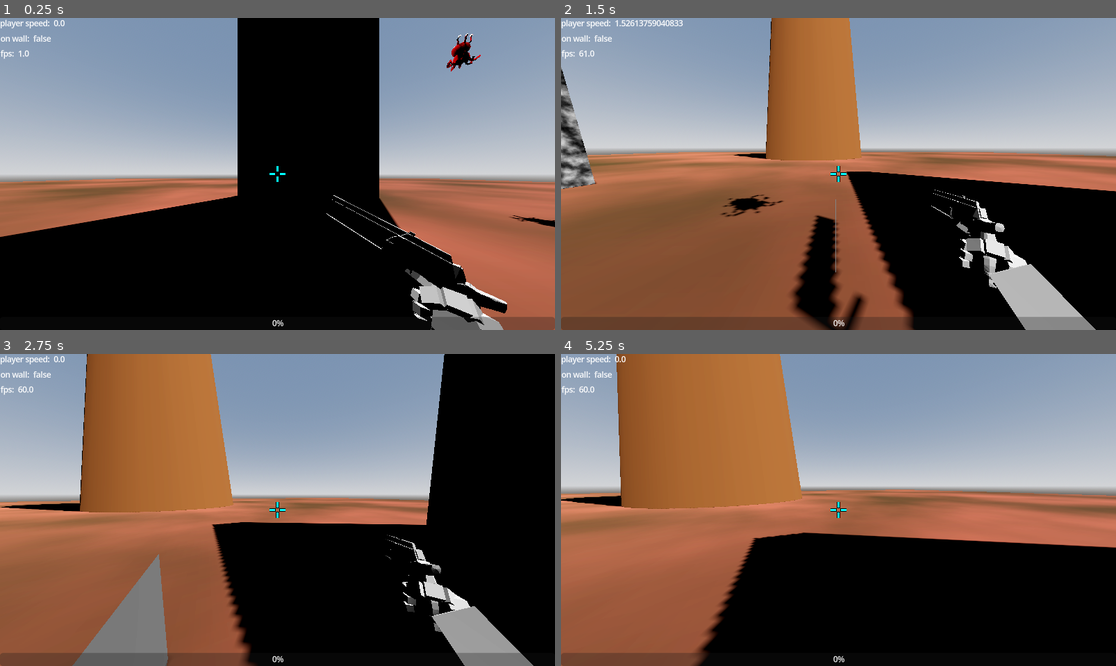
Above: before the commit, frames 1-4 (two rows, left to right).
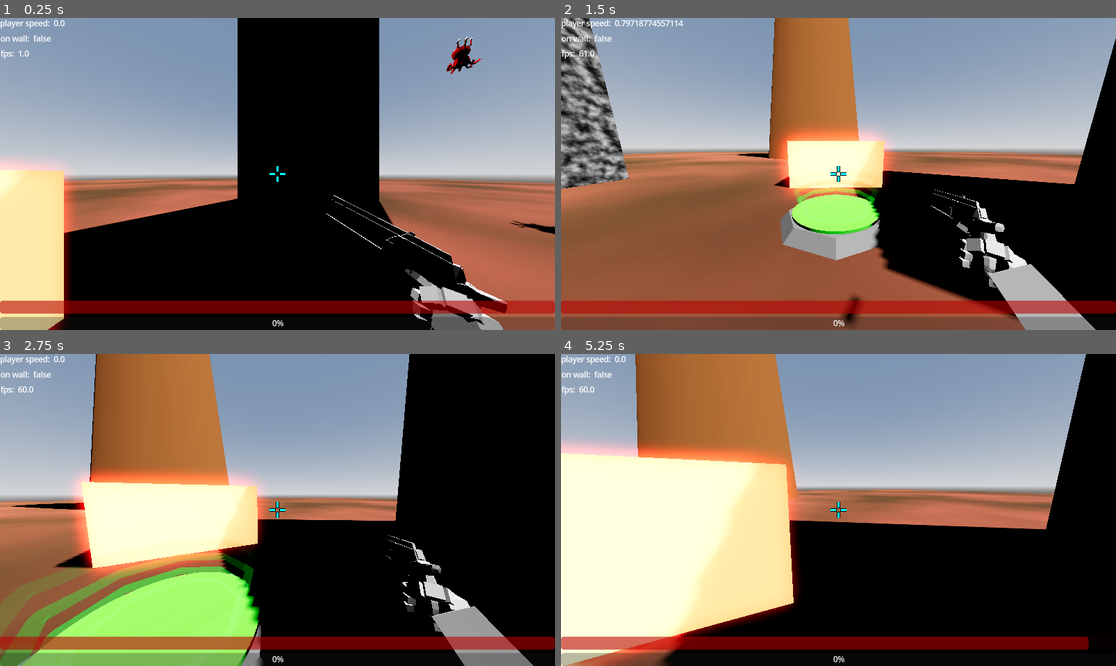
Above: after the commit, the same moments.

Repository: frederikhoheisel/pogotohell
Game: Godot game, scene res://level/test.tscn
The game is run twice, just before and just after one commit, with the same random seed, the same clock (stepped at 60 frames per second) and the same inputs.
Inputs (mouse positions are in pixels of both pictures, inside the frame that each line leads up to):
- Up to frame 1 (0.25 s): no input
- Up to frame 2 (1.5 s): move the mouse to (960, 158) at 0.52 s; press the mouse at (960, 158) at 0.53 s; hold D (right) 0.53-1.28 s; tap Space (jump) at 0.77, 0.8, 1.07, 1.35 s; move the mouse to (810, 174) at 1.27 s; release the mouse at (810, 174) at 1.28 s; hold W (forward) from 1.28 s (still down)
- Up to frame 3 (2.75 s): keep holding W (forward); tap Space (jump) at 1.52, 1.82, 2.3 s; click (249, 510) at 1.55 s; move the mouse to (288, 503) at 2.02 s; hold R (pull_out) from 2.03 s (still down)
- Up to frame 4 (5.25 s): keep holding W (forward); move the mouse to (832, 516) at 2.77 s; release R (pull_out) at 2.78 s; click (832, 516) at 2.85 s; tap Space (jump) at 3.02, 3.32, 3.77, 3.8, 4.07, 4.35, 4.52, 4.82 s; move the mouse to (877, 513) at 3.52 s; press the mouse at (877, 513) at 3.53 s; move the mouse to (794, 506) at 4.27 s; release the mouse at (794, 506) at 4.28 s; click (794, 506) at 4.55 s; move the mouse to (844, 510) at 5.02 s; hold R (pull_out) from 5.03 s (still down)

The runs differ from the first frame. In frame 1, 13% of the frame differs, in the area x 0-100%, y 4-100%; in frame 2, 22%; in frame 3, 29%; in frame 4, 40%, in the area x 0-100%, y 0-100%.

Commit message:
lava und jump pad anfang; broski schießt jetzt; damage indicator

Diff:
--- a/pogo-to-hell/entities/enemies/broski/broski.gd
+++ b/pogo-to-hell/entities/enemies/broski/broski.gd
@@ -1,3 +1,4 @@
+class_name Broski
 extends CharacterBody3D
 
 
@@ -12,6 +13,7 @@
 @export var loose_player_interval: float = 2.0
 
 
+var shoot_interval: float = 2.0
 var dir_change_interval: float = 2.0
 var origin_pos: Vector3
 var player_spotted: bool = false
@@ -20,8 +22,9 @@
 var circle_direction: Vector3 = Vector3.ZERO
 var time_change_dir: float = 0.0
 var time_loose_player: float = 0.0
+var time_shoot: float = 0.0
 var pieces: PackedScene = preload("res://entities/enemies/broski/broski_pieces.tscn")
-
+var eye_projectile: PackedScene = preload("res://entities/enemies/broski/eye_projectile.tscn")
 
 @onready var animation_player: AnimationPlayer = %AnimationPlayer
 @onready var debug_label: Label3D = $DebugLabel
@@ -79,6 +82,8 @@
 			keep_distance_dir = -dir_to_player
 
 		desired_velocity = (circle_direction + keep_distance_dir).normalized() * move_speed
+
+		_shoot_projectile(dir_to_player, delta)
 	else:
 		if self.global_position.distance_to(origin_pos) > origin_distance:
 			circle_direction = origin_pos - self.global_position
@@ -90,6 +95,18 @@
 	self.velocity = self.velocity.lerp(desired_velocity, steering_strength * delta)
 
 	move_and_slide()
+
+
+func _shoot_projectile(dir_to_player: Vector3, delta: float) -> void:
+	time_shoot += delta
+	if time_shoot > shoot_interval:
+		var projectile: Node3D = eye_projectile.instantiate()
+		get_tree().get_first_node_in_group("ProjectileContainer").add_child(projectile)
+		projectile.direction = dir_to_player
+		projectile.global_position = self.global_position + Vector3(0.0, 1.0, 0.0)
+
+		time_shoot = 0.0
+		shoot_interval = randf_range(1.5, 4.0)
 
 
 func _random_direction() -> Vector3:
--- /dev/null
+++ b/pogo-to-hell/entities/enemies/broski/eye_projectile.gd
@@ -0,0 +1,28 @@
+extends Node3D
+
+
+var direction: Vector3  = Vector3.ZERO
+var speed: float = 5.0
+var lifetime: float = 10.0
+var time: float = 0.0
+
+
+func _ready() -> void:
+	pass # Replace with function body.
+
+
+func _process(delta: float) -> void:
+	self.look_at(self.global_position + direction * 10.0)
+	self.global_position += direction * speed * delta
+
+	time += delta
+	if time > lifetime:
+		self.queue_free()
+
+
+func _on_area_3d_body_entered(body: Node3D) -> void:
+	if time < 0.1:
+		return
+	if body.has_method("take_damage"):
+		body.take_damage(1)
+		self.queue_free()
--- /dev/null
+++ b/pogo-to-hell/entities/enemies/broski/eye_projectile.tscn
@@ -0,0 +1,87 @@
+[gd_scene load_steps=15 format=3 uid="uid://cnteg5qnye6p"]
+
+[ext_resource type="Texture2D" uid="uid://cfws7li6gn3yn" path="res://assets/textures/eye.png" id="1_obkge"]
+[ext_resource type="Script" uid="uid://de3jwb7vjsqbg" path="res://entities/enemies/broski/eye_projectile.gd" id="1_x7sbj"]
+
+[sub_resource type="StandardMaterial3D" id="StandardMaterial3D_x7sbj"]
+albedo_texture = ExtResource("1_obkge")
+texture_filter = 0
+
+[sub_resource type="SphereMesh" id="SphereMesh_qj0a5"]
+material = SubResource("StandardMaterial3D_x7sbj")
+radius = 0.1
+height = 0.2
+radial_segments = 8
+rings = 4
+
+[sub_resource type="Curve" id="Curve_ecji6"]
+_data = [Vector2(0, 1), 0.0, 0.0, 0, 0, Vector2(1, 0), 0.0, 0.0, 0, 0]
+point_count = 2
+
+[sub_resource type="CurveTexture" id="CurveTexture_h4ot2"]
+curve = SubResource("Curve_ecji6")
+
+[sub_resource type="Curve" id="Curve_ca0sg"]
+_data = [Vector2(0, 1), 0.0, 0.0, 0, 0, Vector2(1, 0), 0.0, 0.0, 0, 0]
+point_count = 2
+
+[sub_resource type="CurveTexture" id="CurveTexture_kkv7p"]
+curve = SubResource("Curve_ca0sg")
+
+[sub_resource type="ParticleProcessMaterial" id="ParticleProcessMaterial_xutnq"]
+emission_shape = 1
+emission_sphere_radius = 0.1
+direction = Vector3(0, 0, 1)
+spread = 90.0
+initial_velocity_min = 0.5
+initial_velocity_max = 1.0
+gravity = Vector3(0, -2, 0)
+scale_max = 2.0
+scale_curve = SubResource("CurveTexture_kkv7p")
+alpha_curve = SubResource("CurveTexture_h4ot2")
+
+[sub_resource type="Gradient" id="Gradient_608yu"]
+colors = PackedColorArray(1, 1, 1, 1, 1, 1, 1, 0)
+
+[sub_resource type="GradientTexture2D" id="GradientTexture2D_dguek"]
+gradient = SubResource("Gradient_608yu")
+fill = 1
+fill_from = Vector2(0.5, 0.5)
+fill_to = Vector2(0.8, 0.5)
+metadata/_snap_enabled = true
+
+[sub_resource type="StandardMaterial3D" id="StandardMaterial3D_c4o6v"]
+transparency = 1
+cull_mode = 2
+shading_mode = 0
+vertex_color_use_as_albedo = true
+albedo_texture = SubResource("GradientTexture2D_dguek")
+texture_filter = 0
+
+[sub_resource type="RibbonTrailMesh" id="RibbonTrailMesh_6oy60"]
+material = SubResource("StandardMaterial3D_c4o6v")
+size = 0.1
+sections = 2
+section_length = 0.05
+section_segments = 1
+
+[sub_resource type="SphereShape3D" id="SphereShape3D_obkge"]
+radius = 0.1
+
+[node name="EyeProjectile" type="Node3D"]
+script = ExtResource("1_x7sbj")
+
+[node name="MeshInstance3D" type="MeshInstance3D" parent="."]
+mesh = SubResource("SphereMesh_qj0a5")
+
+[node name="GPUParticles3D" type="GPUParticles3D" parent="."]
+amount = 16
+process_material = SubResource("ParticleProcessMaterial_xutnq")
+draw_pass_1 = SubResource("RibbonTrailMesh_6oy60")
+
+[node name="Area3D" type="Area3D" parent="."]
+
+[node name="CollisionShape3D" type="CollisionShape3D" parent="Area3D"]
+shape = SubResource("SphereShape3D_obkge")
+
+[connection signal="body_entered" from="Area3D" to="." method="_on_area_3d_body_entered"]
--- /dev/null
+++ b/pogo-to-hell/entities/environment/jump_pad.tscn
@@ -0,0 +1,72 @@
+[gd_scene load_steps=11 format=3 uid="uid://c0sjb70mhesg7"]
+
+[sub_resource type="StandardMaterial3D" id="StandardMaterial3D_rbm6g"]
+albedo_color = Color(0, 1, 0.05490196, 1)
+
+[sub_resource type="CylinderMesh" id="CylinderMesh_xdkpd"]
+material = SubResource("StandardMaterial3D_rbm6g")
+top_radius = 0.9
+bottom_radius = 0.9
+height = 0.1
+
+[sub_resource type="Curve" id="Curve_k1lny"]
+_data = [Vector2(0, 1), 0.0, 0.0, 0, 0, Vector2(1, 0), 0.0, 0.0, 0, 0]
+point_count = 2
+
+[sub_resource type="CurveTexture" id="CurveTexture_3knip"]
+curve = SubResource("Curve_k1lny")
+
+[sub_resource type="Curve" id="Curve_4x5x2"]
+_data = [Vector2(0, 0.6067416), 0.0, 0.0, 0, 0, Vector2(1, 1), 0.0, 0.0, 0, 0]
+point_count = 2
+
+[sub_resource type="CurveTexture" id="CurveTexture_tv1wh"]
+curve = SubResource("Curve_4x5x2")
+
+[sub_resource type="ParticleProcessMaterial" id="ParticleProcessMaterial_o8ynq"]
+gravity = Vector3(0, 1, 0)
+scale_min = 1.1999999
+scale_max = 1.1999999
+scale_curve = SubResource("CurveTexture_tv1wh")
+alpha_curve = SubResource("CurveTexture_3knip")
+
+[sub_resource type="StandardMaterial3D" id="StandardMaterial3D_vmjbm"]
+transparency = 1
+shading_mode = 0
+vertex_color_use_as_albedo = true
+albedo_color = Color(0, 1, 0.23137255, 1)
+
+[sub_resource type="TorusMesh" id="TorusMesh_si43k"]
+material = SubResource("StandardMaterial3D_vmjbm")
+inner_radius = 0.7
+outer_radius = 0.8
+rings = 8
+ring_segments = 4
+
+[sub_resource type="CylinderShape3D" id="CylinderShape3D_rbm6g"]
+height = 0.37304688
+radius = 1.0
+
+[node name="JumpPad" type="Node3D"]
+
+[node name="CSGPolygon3D" type="CSGPolygon3D" parent="."]
+use_collision = true
+polygon = PackedVector2Array(0, 0, 0, 0.2, 1, 0.2, 1.2, 0)
+mode = 1
+spin_degrees = 360.0
+spin_sides = 8
+
+[node name="MeshInstance3D" type="MeshInstance3D" parent="."]
+transform = Transform3D(1, 0, 0, 0, 1, 0, 0, 0, 1, 0, 0.19787169, 0)
+mesh = SubResource("CylinderMesh_xdkpd")
+
+[node name="GPUParticles3D" type="GPUParticles3D" parent="."]
+lifetime = 1.5
+process_material = SubResource("ParticleProcessMaterial_o8ynq")
+draw_pass_1 = SubResource("TorusMesh_si43k")
+
+[node name="Area3D" type="Area3D" parent="."]
+
+[node name="CollisionShape3D" type="CollisionShape3D" parent="Area3D"]
+transform = Transform3D(1, 0, 0, 0, 1, 0, 0, 0, 1, 0, 0.06347656, 0)
+shape = SubResource("CylinderShape3D_rbm6g")
--- /dev/null
+++ b/pogo-to-hell/entities/environment/lava.gd
@@ -0,0 +1,59 @@
+@tool
+extends Node3D
+
+
+@export var width: float = 1.0:
+	set(v):
+		width = v
+		_update()
+@export var height: float = 1.0:
+	set(v):
+		height = v
+		_update()
+@export var depth: float = 1.0:
+	set(v):
+		depth = v
+		_update()
+
+@export var damage_per_tick: int = 1
+@export var damage_interval: float = 0.5
+
+
+var player: Player
+var player_inside: bool = false
+var time: float = 0.0
+
+
+@onready var collision_shape_3d: CollisionShape3D = %CollisionShape3D
+@onready var lava_mesh: MeshInstance3D = %LavaMesh
+
+
+func _ready() -> void:
+	player = get_tree().get_first_node_in_group("Player")
+
+
+func _physics_process(delta: float) -> void:
+	if not player_inside:
+		return
+
+	time += delta
+	if time > damage_interval:
+		time = 0.0
+		player.take_damage(damage_per_tick)
+
+
+func _update() -> void:
+	if collision_shape_3d:
+		collision_shape_3d.shape.size = Vector3(width, height, depth)
+	if lava_mesh:
+		lava_mesh.mesh.size = Vector3(width, height, depth)
+
+
+func _on_damage_area_body_entered(body: Node3D) -> void:
+	if body is Player:
+		player_inside = true
+
+
+func _on_damage_area_body_exited(body: Node3D) -> void:
+	if body is Player:
+		player_inside = false
--- /dev/null
+++ b/pogo-to-hell/entities/environment/lava.tscn
@@ -0,0 +1,35 @@
+[gd_scene load_steps=5 format=3 uid="uid://xbhv7p0a8n62"]
+
+[ext_resource type="Script" uid="uid://bkatiu30mb52n" path="res://entities/environment/lava.gd" id="1_xqo5k"]
+
+[sub_resource type="BoxShape3D" id="BoxShape3D_sg2u3"]
+size = Vector3(3.47, 2.69, 3.515)
+
+[sub_resource type="StandardMaterial3D" id="StandardMaterial3D_xqo5k"]
+albedo_color = Color(0.87058824, 0.24705882, 0.19607843, 0.5019608)
+emission_enabled = true
+emission = Color(1, 0, 0, 1)
+emission_energy_multiplier = 2.0
+
+[sub_resource type="BoxMesh" id="BoxMesh_m6qrj"]
+material = SubResource("StandardMaterial3D_xqo5k")
+size = Vector3(3.47, 2.69, 3.515)
+
+[node name="Lava" type="Node3D"]
+script = ExtResource("1_xqo5k")
+width = 3.11
+height = 1.66
+depth = 2.745
+
+[node name="DamageArea" type="Area3D" parent="."]
+
+[node name="CollisionShape3D" type="CollisionShape3D" parent="DamageArea"]
+unique_name_in_owner = true
+shape = SubResource("BoxShape3D_sg2u3")
+
+[node name="LavaMesh" type="MeshInstance3D" parent="."]
+unique_name_in_owner = true
+mesh = SubResource("BoxMesh_m6qrj")
+
+[connection signal="body_entered" from="DamageArea" to="." method="_on_damage_area_body_entered"]
+[connection signal="body_exited" from="DamageArea" to="." method="_on_damage_area_body_exited"]
--- a/pogo-to-hell/entities/player/player.gd
+++ b/pogo-to-hell/entities/player/player.gd
@@ -2,7 +2,13 @@
 extends CharacterBody3D
 
 
+signal damage_taken
+
+
 const JUMP_VELOCITY = 7.5
+
+
+@export var health: int = 20
 
 
 var look_sensitivity: float = 0.005
@@ -207,3 +213,9 @@
 		_handle_air_physics(delta)
 
 	move_and_slide()
+
+
+func take_damage(amount: int) -> void:
+	health -= amount
+	print(health)
+	damage_taken.emit()
--- a/pogo-to-hell/level/test.tscn
+++ b/pogo-to-hell/level/test.tscn
@@ -1,11 +1,13 @@
-[gd_scene load_steps=26 format=3 uid="uid://lwbfiwaigua3"]
+[gd_scene load_steps=28 format=3 uid="uid://lwbfiwaigua3"]
 
 [ext_resource type="PackedScene" uid="uid://cp0aw825yr8om" path="res://entities/player/player.tscn" id="1_dlp0f"]
 [ext_resource type="VoxelGIData" uid="uid://tabxh1nvawko" path="res://level/test.VoxelGI_data.res" id="1_ea25h"]
 [ext_resource type="PackedScene" uid="uid://c1mxi56rrm2c4" path="res://ui/hud.tscn" id="2_8abgs"]
-[ext_resource type="Script" uid="uid://blpvtdqouubfu" path="res://level/decal_manager.gd" id="2_yihe8"]
+[ext_resource type="Script" path="res://level/decal_manager.gd" id="2_yihe8"]
 [ext_resource type="PackedScene" uid="uid://4ndkdayx6bsf" path="res://ui/Screen_shader.tscn" id="3_sywkh"]
 [ext_resource type="PackedScene" uid="uid://dgunwb7odlxau" path="res://entities/enemies/broski/broski.tscn" id="6_rsfpr"]
+[ext_resource type="PackedScene" uid="uid://xbhv7p0a8n62" path="res://entities/environment/lava.tscn" id="7_dshje"]
+[ext_resource type="PackedScene" uid="uid://c0sjb70mhesg7" path="res://entities/environment/jump_pad.tscn" id="8_wp51n"]
 
 [sub_resource type="ProceduralSkyMaterial" id="ProceduralSkyMaterial_dlp0f"]
 sky_horizon_color = Color(0.66224277, 0.6717428, 0.6867428, 1)
@@ -77,6 +79,13 @@
 
 [node name="Test" type="Node3D"]
 
+[node name="WorldEnvironment" type="WorldEnvironment" parent="."]
+environment = SubResource("Environment_sywkh")
+
+[node name="DirectionalLight3D" type="DirectionalLight3D" parent="."]
+transform = Transform3D(-0.8660254, -0.43301278, 0.25, 0, 0.49999997, 0.86602545, -0.50000006, 0.75, -0.43301266, 0, 0, 0)
+shadow_enabled = true
+
 [node name="VoxelGI" type="VoxelGI" parent="."]
 size = Vector3(200, 200, 200)
 data = ExtResource("1_ea25h")
@@ -84,22 +93,22 @@
 [node name="DecalManager" type="Node" parent="." groups=["DecalManager"]]
 script = ExtResource("2_yihe8")
 
-[node name="WorldEnvironment" type="WorldEnvironment" parent="."]
-environment = SubResource("Environment_sywkh")
-
-[node name="DirectionalLight3D" type="DirectionalLight3D" parent="."]
-transform = Transform3D(-0.8660254, -0.43301278, 0.25, 0, 0.49999997, 0.86602545, -0.50000006, 0.75, -0.43301266, 0, 0, 0)
-shadow_enabled = true
+[node name="ProjectileContainer" type="Node" parent="." groups=["ProjectileContainer"]]
+
+[node name="ScreenShader" parent="." instance=ExtResource("3_sywkh")]
+visible = false
 
 [node name="Player" parent="." instance=ExtResource("1_dlp0f")]
 
 [node name="Boden" type="StaticBody3D" parent="."]
+metadata/_edit_lock_ = true
 
 [node name="CollisionShape3D" type="CollisionShape3D" parent="Boden"]
 shape = SubResource("WorldBoundaryShape3D_ilowo")
 
 [node name="MeshInstance3D" type="MeshInstance3D" parent="Boden"]
 mesh = SubResource("PlaneMesh_dlp0f")
+metadata/_edit_lock_ = true
 
 [node name="CSGBox3D" type="CSGBox3D" parent="."]
 transform = Transform3D(1, 0, 0, 0, 1, 0, 0, 0, 1, 1.901042, 5.5101852, -10)
@@ -2727,8 +2736,6 @@
 linear_stiffness = 0.1
 pressure_coefficient = 100.0
 
-[node name="ScreenShader" parent="." instance=ExtResource("3_sywkh")]
-
 [node name="Broski" parent="." instance=ExtResource("6_rsfpr")]
 transform = Transform3D(1, 0, 0, 0, 1, 0, 0, 0, 1, 6.2507896, 1.9227862, 0)
 health = 1
@@ -2747,3 +2754,11 @@
 [node name="Broski4" parent="." instance=ExtResource("6_rsfpr")]
 transform = Transform3D(1, 0, 0, 0, 1, 0, 0, 0, 1, 10.839625, 6.83164, 5.8490496)
 health = 1
+
+[node name="Lava" parent="." instance=ExtResource("7_dshje")]
+transform = Transform3D(1, 0, 0, 0, 1, 0, 0, 0, 1, -4.2473655, 0.39189613, 0)
+width = 3.47
+height = 2.69
+depth = 3.515
+
+[node name="JumpPad" parent="." instance=ExtResource("8_wp51n")]
--- a/pogo-to-hell/ui/hud.gd
+++ b/pogo-to-hell/ui/hud.gd
@@ -2,6 +2,9 @@
 
 
 @export var player: Player
+
+
+var tween: Tween
 
 
 @onready var progress_bar: ProgressBar = $ProgressBar
@@ -10,6 +13,12 @@
 @onready var debug_label_3: Label = $DebugLabel3
 @onready var settings_menu: CanvasLayer = $SettingsMenu
 @onready var pause_menu: CanvasLayer = $PauseMenu
+@onready var hit_color_rect: TextureRect = %HitColorRect
+@onready var health_bar: ProgressBar = %HealthBar
+
+
+func _ready() -> void:
+	player.damage_taken.connect(_on_player_damage)
 
 
 func _input(event: InputEvent) -> void:
@@ -26,6 +35,7 @@
 
 
 func _process(_delta: float) -> void:
+	health_bar.value = player.health
 	progress_bar.value = player.jump_strength * 100.0
 	debug_label_1.text = "player speed:  " + str(player.velocity.length())
 	debug_label_2.text = "on wall:  " + str(player.on_wall)
@@ -34,3 +44,13 @@
 
 func _on_pause_menu_settings_pressed(toggled_on: bool) -> void:
 	settings_menu.visible = toggled_on
+
+
+func _on_player_damage() -> void:
+	if tween:
+		tween.kill()
+
+	tween = get_tree().create_tween()
+
+	hit_color_rect.modulate = Color(1.0, 1.0, 1.0, 1.0)
+	tween.tween_property(hit_color_rect, "modulate", Color(1.0, 1.0, 1.0, 0.0), 0.7).set_trans(Tween.TRANS_EXPO).set_ease(Tween.EASE_OUT)
--- a/pogo-to-hell/ui/hud.tscn
+++ b/pogo-to-hell/ui/hud.tscn
@@ -1,9 +1,19 @@
-[gd_scene load_steps=5 format=3 uid="uid://c1mxi56rrm2c4"]
+[gd_scene load_steps=7 format=3 uid="uid://c1mxi56rrm2c4"]
 
 [ext_resource type="Script" uid="uid://d2iuqmxdbt7ko" path="res://ui/hud.gd" id="1_rbyyf"]
-[ext_resource type="Material" uid="uid://c7n6hmrhx0x1n" path="res://ui/crosshair.tres" id="2_7ihmi"]
-[ext_resource type="PackedScene" uid="uid://ch062xtce311c" path="res://ui/pause_menu.tscn" id="3_546lt"]
+[ext_resource type="Material" path="res://ui/crosshair.tres" id="2_7ihmi"]
+[ext_resource type="PackedScene" path="res://ui/pause_menu.tscn" id="3_546lt"]
 [ext_resource type="PackedScene" uid="uid://d4baqm2niu2b0" path="res://ui/settings_menu.tscn" id="4_7ihmi"]
+
+[sub_resource type="Gradient" id="Gradient_7ihmi"]
+offsets = PackedFloat32Array(0.20588236, 1)
+colors = PackedColorArray(1, 0, 0, 0, 1, 0, 0, 1)
+
+[sub_resource type="GradientTexture2D" id="GradientTexture2D_en2x2"]
+gradient = SubResource("Gradient_7ihmi")
+fill = 1
+fill_from = Vector2(0.5, 0.5)
+metadata/_snap_enabled = true
 
 [node name="Hud" type="CanvasLayer"]
 process_mode = 3
@@ -17,6 +27,20 @@
 offset_top = -27.0
 grow_horizontal = 2
 grow_vertical = 0
+
+[node name="HealthBar" type="ProgressBar" parent="."]
+unique_name_in_owner = true
+modulate = Color(1, 0, 0, 1)
+anchors_preset = 12
+anchor_top = 1.0
+anchor_right = 1.0
+anchor_bottom = 1.0
+offset_top = -61.0
+offset_bottom = -34.0
+grow_horizontal = 2
+grow_vertical = 0
+max_value = 20.0
+show_percentage = false
 
 [node name="DebugLabel1" type="Label" parent="."]
 offset_right = 40.0
@@ -50,6 +74,16 @@
 grow_vertical = 2
 mouse_filter = 2
 
+[node name="HitColorRect" type="TextureRect" parent="."]
+unique_name_in_owner = true
+modulate = Color(1, 1, 1, 0)
+anchors_preset = 15
+anchor_right = 1.0
+anchor_bottom = 1.0
+grow_horizontal = 2
+grow_vertical = 2
+texture = SubResource("GradientTexture2D_en2x2")
+
 [node name="PauseMenu" parent="." instance=ExtResource("3_546lt")]
 layer = 2
 visible = false
Binary file added: pogo-to-hell/assets/textures/eye.png
Not shown, added: pogo-to-hell/assets/textures/eye.png.import
Not shown, added: pogo-to-hell/entities/enemies/broski/eye_projectile.gd.uid
Not shown, added: pogo-to-hell/entities/environment/lava.gd.uid
